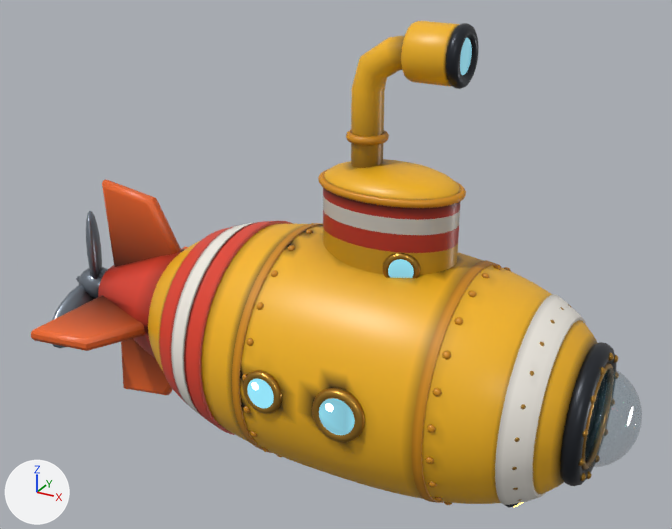
Renders of the glTF model public/models/player_hull.glb from each side of a commit.
Before and after are seen from a 50 mm camera at (3.09, -6.01, 3.76) aimed at (-0.24, 0.04, 0.73). The lights are fixed; the arrows at lower left show +X, +Y and +Z. The picture after the commit comes second. Where no turn or scale is listed for an object, it has been applied to the vertices. Vertices at exactly the same position are counted once.

The first picture shows 'hull_body', 'propeller'.
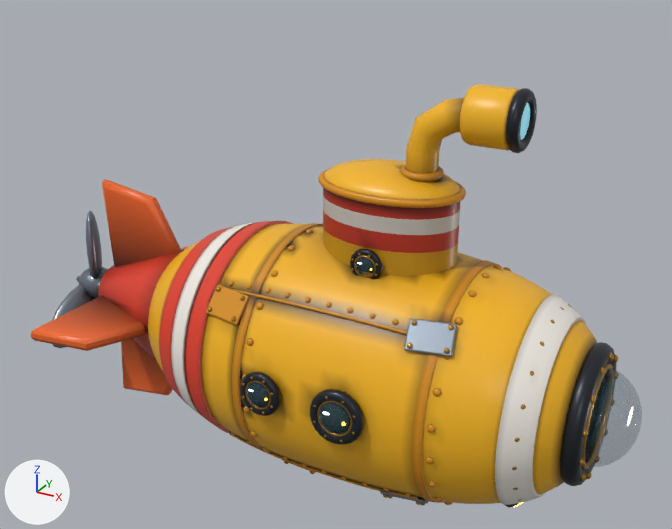
Changed parts and their boxes [x1, y1, x2, y2] in the pictures (672 x 529 px; the box of a moved part takes in the faces that stretch with it):
'hull_body', reshaped (13% shorter)
    before: [31, 21, 633, 507]
    after: [31, 84, 633, 507]
part 1 of me_hull_body, moved or reshaped
    before: [401, 21, 460, 86]
    after: [460, 84, 520, 151]
part 2 of me_hull_body, moved or reshaped
    before: [346, 130, 389, 146]
    after: [401, 165, 444, 182]
part 3 of me_hull_body, deleted
    before: [325, 23, 479, 412]
part 4 of me_hull_body, built on
    before: [243, 370, 365, 442]
    after: [206, 88, 537, 506]
part 5 of me_hull_body, recoloured
    both: [203, 159, 466, 502]

The change, as a list of edits to the scene's bpy script:
```text
Change me_hull_body:
    used by ob_hull_body; location = (0.0, 0.0, 0.0)
    remove me_hull_body.from_pydata(...)  # 13867 vertices, 27684 faces; spans x -2.78..2.28, y -1.08..1.08, z -1.08..2.73
    add me_hull_body.from_pydata(...)  # 23605 vertices, 46360 faces; spans x -2.78..2.28, y -1.12..1.12, z -1.08..2.33
    me_hull_body part 1: the loose piece of 144 vertices spanning x 0.39..0.75, y -0.21..0.21, z 2.3..2.72 is moved by (0.45, 0.0, -0.39)
    me_hull_body part 2: the loose piece of 288 vertices spanning x -0.11..0.21, y -0.16..0.16, z 1.82..1.88 is moved by (0.45, 0.0, -0.21)
    me_hull_body part 3: 9 loose pieces with 942 vertices, spanning x -0.29..0.81, y -1.03..1.03, z 0.09..2.73, are deleted
    me_hull_body part 4: 25 vertices moved within x -0.46..0.48, y -1.02..1.02, z -0.03..0.24; 1227 vertices removed from x -0.47..0.56, y -1.05..1.05, z -0.14..0.27; 10773 vertices added at x -1.04..1.26, y -1.12..1.12, z -1.02..2.33
    me_hull_body part 5: 5445 kept faces spanning x -2.78..2.22, y -1.03..1.08, z -1.07..1.66 get new vertex colours
    other edits to the shape of me_hull_body do not show in these pictures
    add me_hull_body.materials.append(mat_steel)
```
